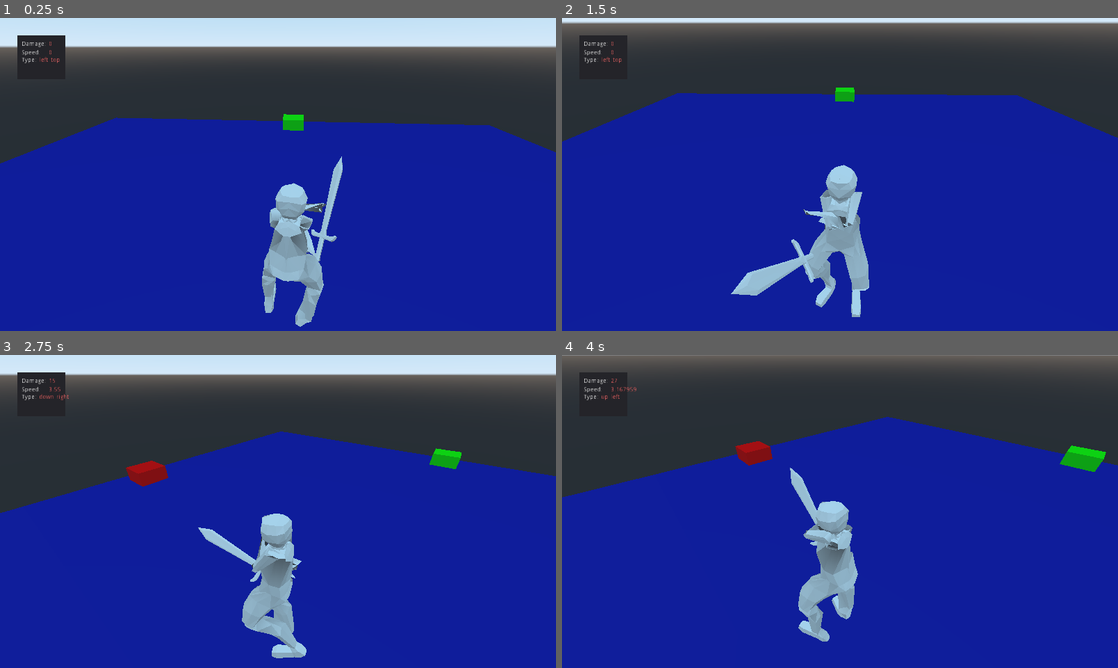
Above: before the commit, frames 1-4 (two rows, left to right).
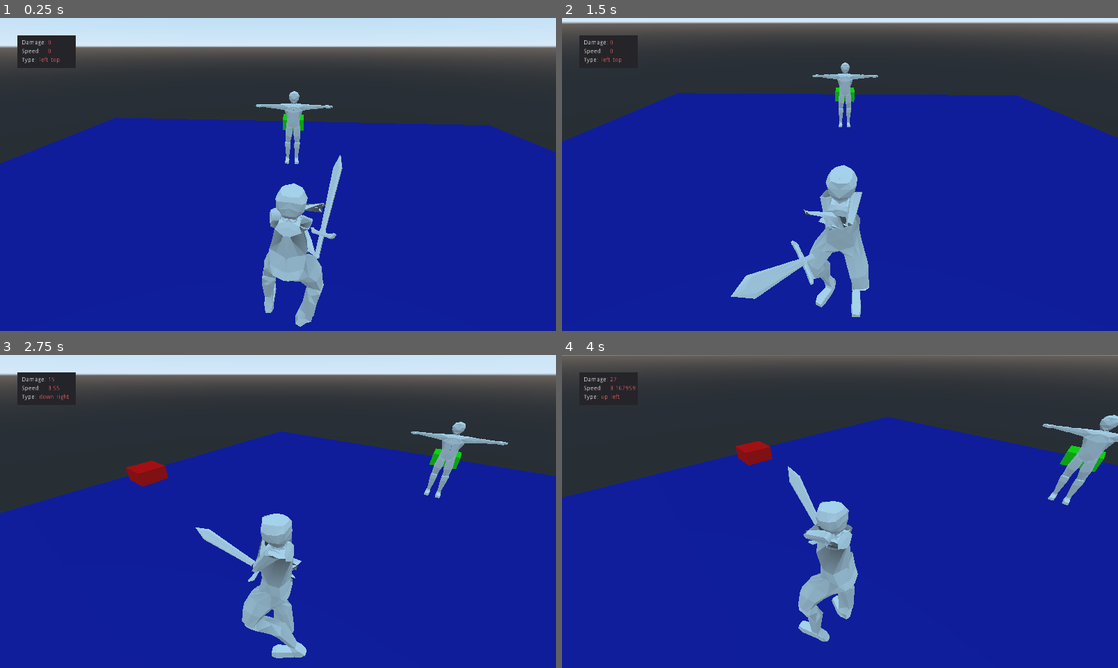
Above: after the commit, the same moments.

Repository: CoffeeStraw/Toutatis-Battle-System---DEMO
Game: Godot game, scene res://level/level.tscn
The game is run twice, just before and just after one commit, with the same random seed, the same clock (stepped at 60 frames per second) and the same inputs.
Inputs (mouse positions are in pixels of both pictures, inside the frame that each line leads up to):
- Up to frame 1 (0.25 s): no input
- Up to frame 2 (1.5 s): move the mouse to (962, 158) at 0.52 s; hold S (move_bw) 0.53-1.25 s; click (962, 158) at 0.67 s; drag from (728, 190) to (812, 237) at 1.27 s
- Up to frame 3 (2.75 s): move the mouse to (333, 442) at 2.02 s; hold A (move_l) from 2.03 s (still down); click (333, 442) at 2.17 s
- Up to frame 4 (4 s): release A (move_l) at 2.75 s; drag from (812, 574) to (673, 464) at 2.77 s; move the mouse to (1006, 558) at 3.52 s; tap Shift (move_run) at 3.6 s; click (1006, 558) at 3.67 s

The runs differ from the first frame. In frame 1, 1.1% of the frame differs, in the area x 3-62%, y 5-78%; in frame 2, 0.8%; in frame 3, 1.2%; in frame 4, 1.4%, in the area x 4-100%, y 5-61%.

Commit message:
Started collision System, added dummy, fixed HUD element positions

Diff:
--- /dev/null
+++ b/characters/player/Sword/sword.tscn
@@ -0,0 +1,16 @@
+[gd_scene load_steps=3 format=2]
+
+[ext_resource path="res://characters/player/Sword/sword.escn" type="PackedScene" id=1]
+
+[sub_resource type="CapsuleShape" id=2]
+
+[node name="Scene Root" instance=ExtResource( 1 )]
+
+[node name="Sword" parent="." index="0"]
+transform = Transform( 0.541801, 0, 0, 0, 0.541801, 0, 0, 0, 1, 0, 0, 0.07 )
+
+[node name="RigidBody" type="RigidBody" parent="." index="1"]
+
+[node name="CollisionShape" type="CollisionShape" parent="RigidBody" index="0"]
+transform = Transform( 0.18963, 0, 0, 0, -1.6578e-09, -0.720595, 0, 0.07, -5.81361e-08, 0, 0, 0 )
+shape = SubResource( 2 )
--- a/characters/player/char_setup.tscn
+++ b/characters/player/char_setup.tscn
@@ -1,7 +1,7 @@
 [gd_scene load_steps=18 format=2]
 
 [ext_resource path="res://characters/player/Char/char.escn" type="PackedScene" id=1]
-[ext_resource path="res://characters/player/Sword/sword.escn" type="PackedScene" id=2]
+[ext_resource path="res://characters/player/Sword/sword.tscn" type="PackedScene" id=2]
 
 [sub_resource type="AnimationNodeAnimation" id=1]
 animation = "idle_loop"
@@ -19,35 +19,35 @@
 
 [sub_resource type="AnimationNodeTimeScale" id=5]
 
-[sub_resource type="AnimationNodeAnimation" id=11]
+[sub_resource type="AnimationNodeAnimation" id=6]
 animation = "attack_down"
 
-[sub_resource type="AnimationNodeAnimation" id=12]
+[sub_resource type="AnimationNodeAnimation" id=7]
 animation = "attack_left"
 
-[sub_resource type="AnimationNodeAnimation" id=13]
+[sub_resource type="AnimationNodeAnimation" id=8]
 animation = "attack_right"
 
-[sub_resource type="AnimationNodeStateMachine" id=17]
-states/attack_down/node = SubResource( 11 )
+[sub_resource type="AnimationNodeStateMachine" id=9]
+states/attack_down/node = SubResource( 6 )
 states/attack_down/position = Vector2( 590, 303 )
-states/attack_left/node = SubResource( 12 )
+states/attack_left/node = SubResource( 7 )
 states/attack_left/position = Vector2( 400, 192 )
-states/attack_right/node = SubResource( 13 )
+states/attack_right/node = SubResource( 8 )
 states/attack_right/position = Vector2( 777, 192 )
 graph_offset = Vector2( 265.46, 0 )
 
-[sub_resource type="AnimationNodeAnimation" id=6]
+[sub_resource type="AnimationNodeAnimation" id=10]
 animation = "idle_loop"
 
-[sub_resource type="AnimationNodeBlend2" id=7]
+[sub_resource type="AnimationNodeBlend2" id=11]
 
-[sub_resource type="AnimationNodeBlend2" id=8]
+[sub_resource type="AnimationNodeBlend2" id=12]
 
-[sub_resource type="AnimationNodeBlend2" id=9]
+[sub_resource type="AnimationNodeBlend2" id=13]
 
-[sub_resource type="AnimationNodeBlendTree" id=10]
-graph_offset = Vector2( -97.8556, 416.25 )
+[sub_resource type="AnimationNodeBlendTree" id=14]
+graph_offset = Vector2( -97.8556, 150.25 )
 nodes/Animation/node = SubResource( 3 )
 nodes/Animation/position = Vector2( -20, 260 )
 "nodes/Animation 2/node" = SubResource( 1 )
@@ -58,43 +58,40 @@
 nodes/AttackShot/position = Vector2( 820, 500 )
 nodes/AttackSpeed/node = SubResource( 5 )
 nodes/AttackSpeed/position = Vector2( 660, 560 )
-nodes/Attacks/node = SubResource( 17 )
+nodes/Attacks/node = SubResource( 9 )
 nodes/Attacks/position = Vector2( 480, 580 )
-nodes/Idle/node = SubResource( 6 )
+nodes/Idle/node = SubResource( 10 )
 nodes/Idle/position = Vector2( 0, 140 )
-nodes/Idle_Run/node = SubResource( 7 )
+nodes/Idle_Run/node = SubResource( 11 )
 nodes/Idle_Run/position = Vector2( 220, 380 )
-nodes/Idle_Walk/node = SubResource( 8 )
+nodes/Idle_Walk/node = SubResource( 12 )
 nodes/Idle_Walk/position = Vector2( 220, 160 )
-nodes/Walk_Run/node = SubResource( 9 )
+nodes/Walk_Run/node = SubResource( 13 )
 nodes/Walk_Run/position = Vector2( 480, 280 )
 nodes/output/position = Vector2( 980, 500 )
-node_connections = [ "output", 0, "AttackShot", "Idle_Run", 0, "Animation 2", "Idle_Run", 1, "Animation 3", "AttackSpeed", 0, "Attacks", "Idle_Walk", 0, "Idle", "Idle_Walk", 1, "Animation", "Walk_Run", 0, "Idle_Walk", "Walk_Run", 1, "Idle_Run", "AttackShot", 0, "Walk_Run", "AttackShot", 1, "AttackSpeed" ]
+node_connections = [ "output", 0, "AttackShot", "Idle_Run", 0, "Animation 2", "Idle_Run", 1, "Animation 3", "Idle_Walk", 0, "Idle", "Idle_Walk", 1, "Animation", "Walk_Run", 0, "Idle_Walk", "Walk_Run", 1, "Idle_Run", "AttackShot", 0, "Walk_Run", "AttackShot", 1, "AttackSpeed", "AttackSpeed", 0, "Attacks" ]
 
-[sub_resource type="AnimationNodeStateMachinePlayback" id=18]
+[sub_resource type="AnimationNodeStateMachinePlayback" id=15]
 
-[node name="Character Setup" index="0" instance=ExtResource( 1 )]
-
-[node name="Armature" parent="." index="0"]
-bones/19/bound_children = [ NodePath("BoneAttachment") ]
+[node name="Character Setup" instance=ExtResource( 1 )]
 
 [node name="AnimationPlayer" parent="Armature" index="0"]
 playback_speed = 1.15
 
 [node name="AnimationTree" type="AnimationTree" parent="Armature" index="1"]
-tree_root = SubResource( 10 )
+tree_root = SubResource( 14 )
 anim_player = NodePath("../AnimationPlayer")
 active = true
 parameters/AttackShot/active = false
 parameters/AttackSpeed/scale = 1.0
-parameters/Attacks/playback = SubResource( 18 )
+parameters/Attacks/playback = SubResource( 15 )
 parameters/Idle_Run/blend_amount = 0.0
 parameters/Idle_Walk/blend_amount = 0.0
 parameters/Walk_Run/blend_amount = 0.0
 
 [node name="BoneAttachment" type="BoneAttachment" parent="Armature" index="3"]
-transform = Transform( -0.2276, 0.836553, 0.498375, -0.78122, -0.462396, 0.41939, 0.581288, -0.293887, 0.758773, 0.875903, 0.105862, -0.455624 )
+transform = Transform( -0.2276, 0.836553, 0.498375, -0.803338, -0.450559, 0.389419, 0.550316, -0.311731, 0.774582, 0.875904, 0.116382, -0.47973 )
 bone_name = "finger.R"
 
 [node name="Sword" parent="Armature/BoneAttachment" index="0" instance=ExtResource( 2 )]
-transform = Transform( -4.37114e-08, -1, -4.37114e-08, 0, -4.37114e-08, 1, -1, 4.37114e-08, 1.91069e-15, -1.5, 0.01, -0.05 )
+transform = Transform( -4.37114e-08, -1, 0, -4.37114e-08, 1.91069e-15, -1, 1, -4.37114e-08, -4.37114e-08, -1.56, -0.06, -0.08 )
--- a/characters/player/player.gd
+++ b/characters/player/player.gd
@@ -15,6 +15,8 @@
 var _anim_attacks
 var _anim_tree
 
+var _sword_collision
+
 var _hud_damage
 var _hud_speed
 var _hud_type
@@ -25,14 +27,16 @@
 var gravity = -9.81
 
 func _ready():
-	_camera       = $Target/Camera
+	_camera       = $"Target/Camera"
 	_character    = $"Character Models and Stuff"
 	_anim_tree    = $"Character Models and Stuff/Armature/AnimationTree"
+	_anim_tree.active = true
 	_anim_attacks = _anim_tree['parameters/Attacks/playback']
+	_sword_collision = $"Character Models and Stuff/Armature/BoneAttachment/Sword/StaticBody/CollisionShape"
 
-	_hud_damage = $"Control/Panel/DamageValue"
-	_hud_speed  = $"Control/Panel/SpeedValue"
-	_hud_type  = $"Control/Panel/TypeValue"
+	_hud_damage = $"HUD/Panel/DamageValue"
+	_hud_speed  = $"HUD/Panel/SpeedValue"
+	_hud_type   = $"HUD/Panel/TypeValue"
 
 	gravity *= gravity_mult
 
--- a/characters/player/player.tscn
+++ b/characters/player/player.tscn
@@ -34,61 +34,65 @@
 }
 mouse_buttons_for_swipe_started = [ 1 ]
 
-[node name="Control" type="Control" parent="."]
+[node name="HUD" type="Control" parent="."]
+editor/display_folded = true
 margin_right = 40.0
 margin_bottom = 40.0
 
-[node name="Panel" type="Panel" parent="Control"]
+[node name="Panel" type="Panel" parent="HUD"]
 margin_left = 40.0
 margin_top = 40.0
-margin_right = 150.0
-margin_bottom = 140.0
+margin_right = 175.0
+margin_bottom = 115.0
 
-[node name="Damage" type="Label" parent="Control/Panel"]
+[node name="Damage" type="Label" parent="HUD/Panel"]
+anchor_right = 1.0
 margin_left = 10.0
-margin_right = 160.0
-margin_bottom = 40.0
+margin_top = 10.0
+margin_right = -44.0
+margin_bottom = 24.0
 text = "Damage:"
 valign = 1
 
-[node name="DamageValue" type="Label" parent="Control/Panel"]
-margin_left = 72.0
-margin_right = 160.0
-margin_bottom = 40.0
+[node name="DamageValue" type="Label" parent="HUD/Panel"]
+margin_left = 70.0
+margin_top = 10.0
+margin_right = 78.0
+margin_bottom = 24.0
 custom_colors/font_color = Color( 1, 0.427451, 0.427451, 1 )
 text = "0"
 valign = 1
 
-[node name="Speed" type="Label" parent="Control/Panel"]
+[node name="Speed" type="Label" parent="HUD/Panel"]
 margin_left = 10.0
-margin_top = 20.0
-margin_right = 160.0
-margin_bottom = 60.0
+margin_top = 30.0
+margin_right = 53.0
+margin_bottom = 44.0
 text = "Speed:"
 valign = 1
 
-[node name="SpeedValue" type="Label" parent="Control/Panel"]
-margin_left = 72.0
-margin_top = 19.9446
-margin_right = 160.0
-margin_bottom = 59.9446
+[node name="SpeedValue" type="Label" parent="HUD/Panel"]
+margin_left = 70.0
+margin_top = 30.0
+margin_right = 78.0
+margin_bottom = 44.0
 custom_colors/font_color = Color( 1, 0.427451, 0.427451, 1 )
 text = "0"
 valign = 1
 
-[node name="Type" type="Label" parent="Control/Panel"]
+[node name="Type" type="Label" parent="HUD/Panel"]
 margin_left = 10.0
 margin_top = 50.0
-margin_right = 160.0
-margin_bottom = 60.0
+margin_right = 44.0
+margin_bottom = 64.0
 text = "Type:"
 valign = 1
 
-[node name="TypeValue" type="Label" parent="Control/Panel"]
+[node name="TypeValue" type="Label" parent="HUD/Panel"]
 margin_left = 50.0
 margin_top = 50.0
-margin_right = 160.0
-margin_bottom = 59.9446
+margin_right = 98.0
+margin_bottom = 64.0
 custom_colors/font_color = Color( 1, 0.427451, 0.427451, 1 )
 text = "left_top"
 valign = 1
--- a/level/level.tscn
+++ b/level/level.tscn
@@ -1,6 +1,7 @@
-[gd_scene load_steps=10 format=2]
+[gd_scene load_steps=12 format=2]
 
 [ext_resource path="res://characters/player/player.tscn" type="PackedScene" id=1]
+[ext_resource path="res://characters/player/Char/char.escn" type="PackedScene" id=2]
 
 [sub_resource type="SpatialMaterial" id=1]
 albedo_color = Color( 0.054902, 0.109804, 0.654902, 1 )
@@ -22,6 +23,8 @@
 albedo_color = Color( 0.0313726, 1, 0, 1 )
 
 [sub_resource type="SpatialMaterial" id=8]
+
+[sub_resource type="BoxShape" id=9]
 
 [node name="Spatial" type="Spatial"]
 
@@ -62,3 +65,12 @@
 material_override = SubResource( 8 )
 mesh = SubResource( 5 )
 material/0 = null
+
+[node name="DummyStaticBody" type="StaticBody" parent="."]
+transform = Transform( -1, 0, -8.74228e-08, 0, 1, 0, 8.74228e-08, 0, -1, 0, 0, 10.5 )
+
+[node name="Dummy" parent="DummyStaticBody" instance=ExtResource( 2 )]
+
+[node name="CollisionShape" type="CollisionShape" parent="DummyStaticBody"]
+transform = Transform( 0.57, 0, 0, 0, 2.28, 0, 0, 0, 0.24, 0, 2.28, 0 )
+shape = SubResource( 9 )
